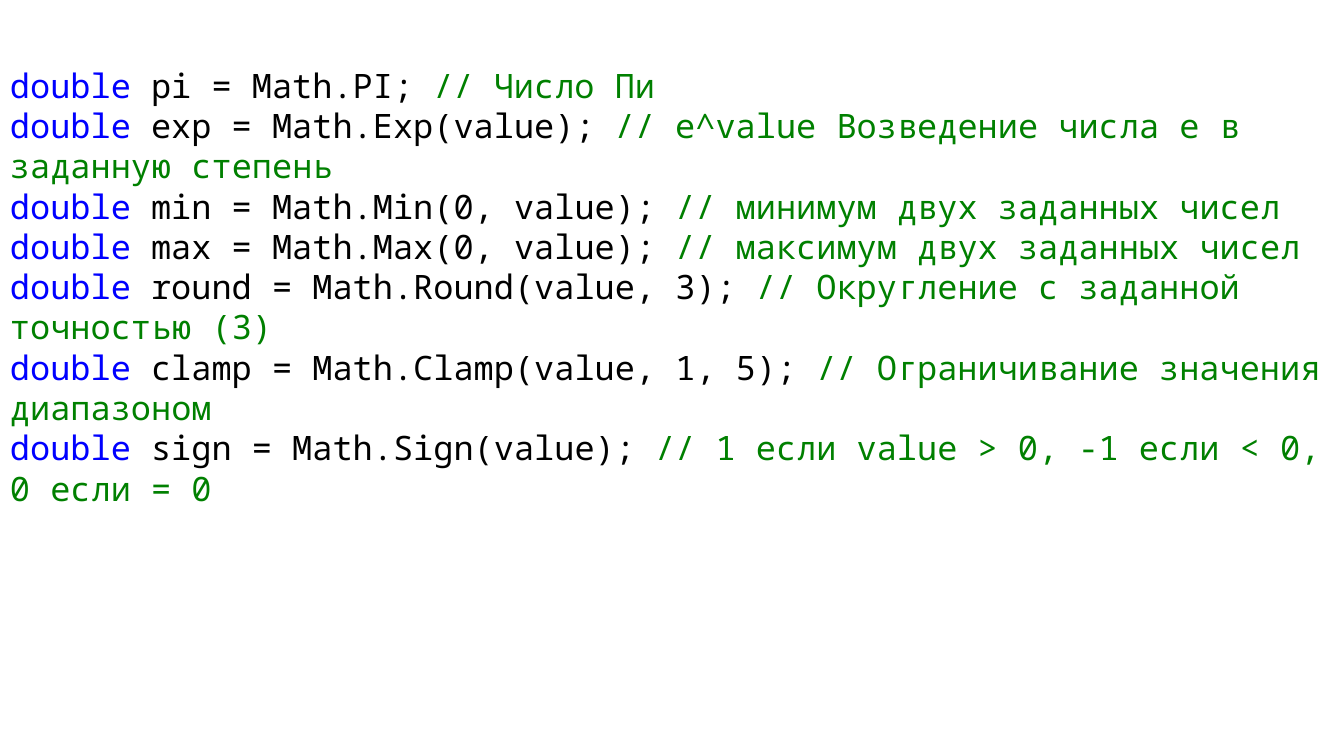
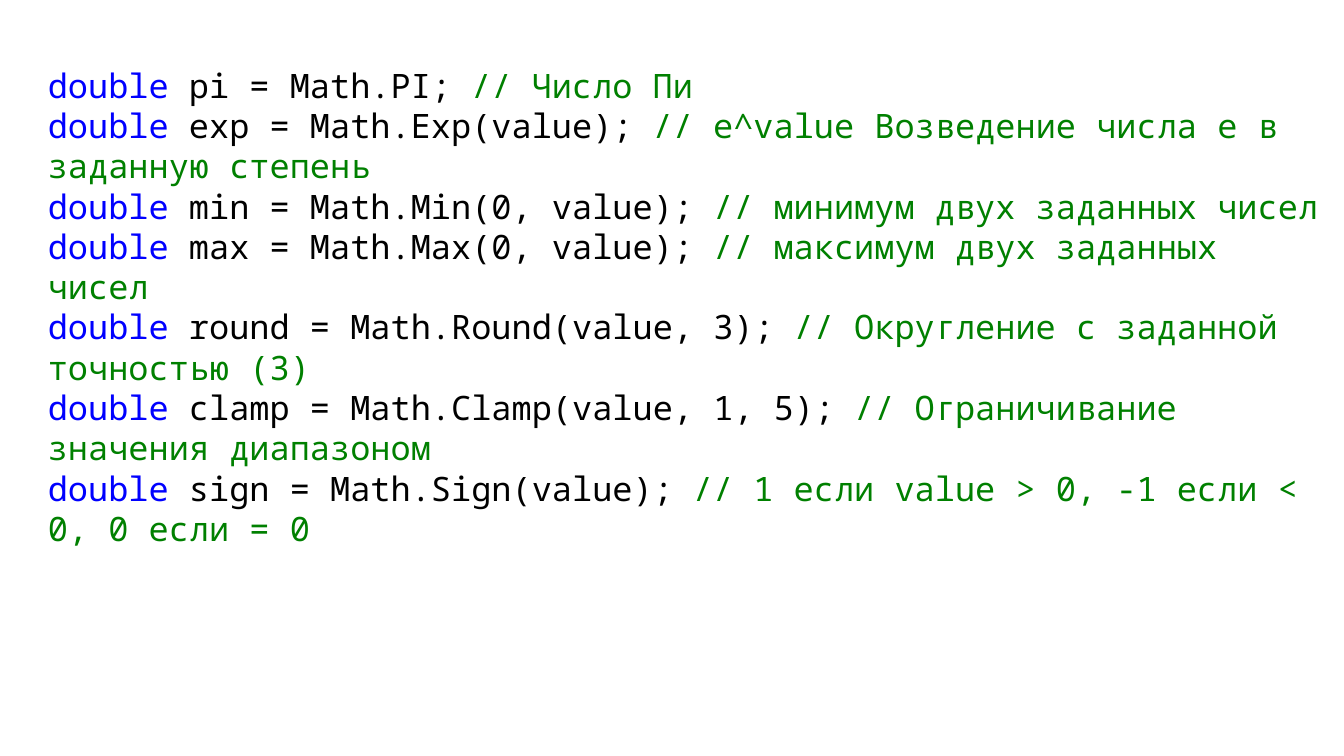
Before and after one commit to DaniilKlyukin/ITiP-1, a slide deck: slide 42 of Лекции/ИТиП лек 1 (лр 1).pptx. Drawn at 1344x756 pixels with LibreOffice and Linux fonts; fonts in the diff are those of the drawing. Boxes give left, top, right and bottom in pixels: in the first picture for what was removed or moved away, otherwise in the second. Text is boxed around its words. In the diff, an @@ line names an element or a change of style, - is before the commit and + after.

```diff
--- a/Лекции/ИТиП лек 1 (лр 1).pptx
+++ b/Лекции/ИТиП лек 1 (лр 1).pptx
@@ text "double pi = Math.PI; // ..." rewrapped from (10,72,1320,502) to (48,72,1318,510) @@
```
Also in this commit, not shown: 8 other slides changed, 1 slide added, 1 slide removed, 1 other file.
